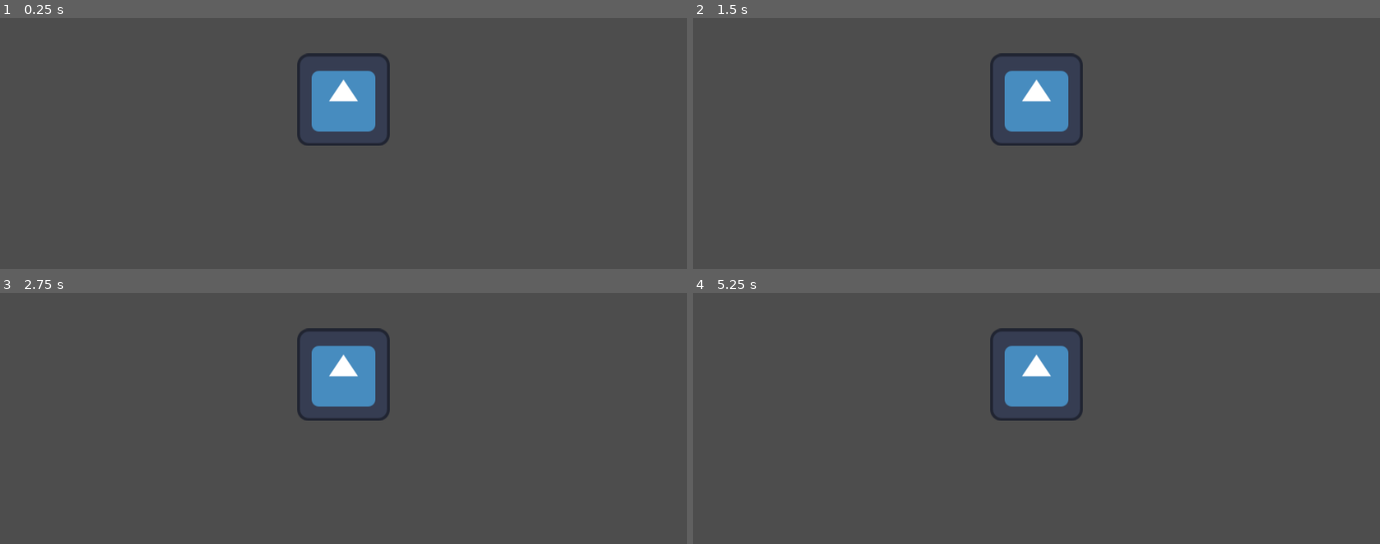
Above: before the commit, frames 1-4 (two rows, left to right).
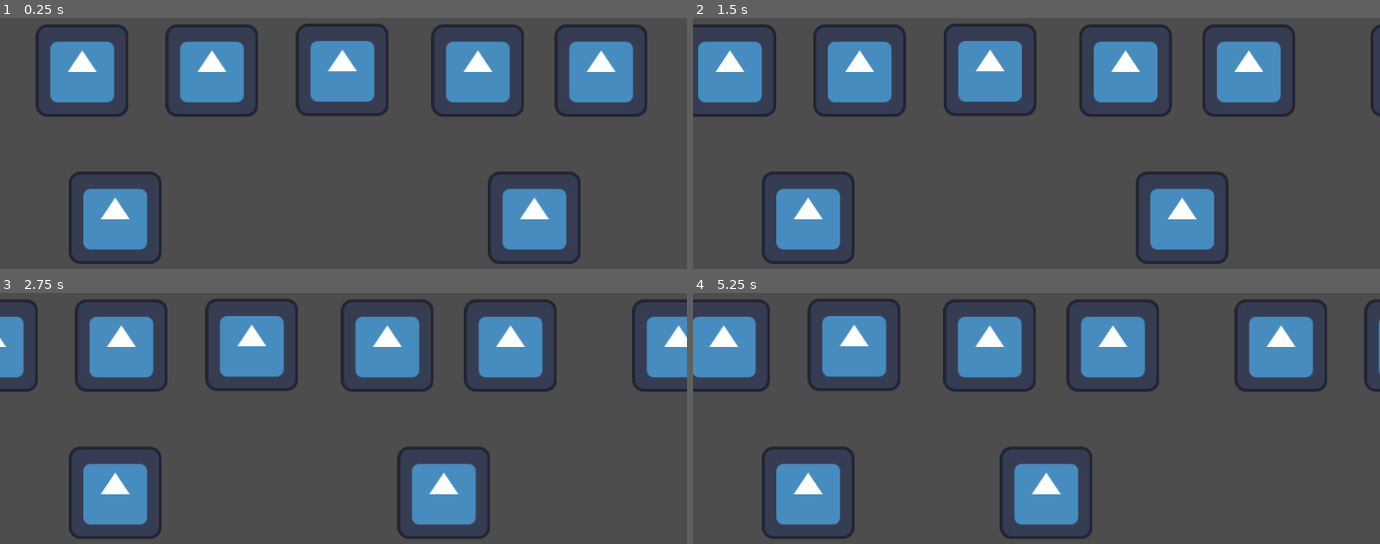
Above: after the commit, the same moments.

Repository: DazyLude/LD58
Game: Godot game, scene res://scenes/level.tscn
Two runs of this game, one before a commit and one after it. Both use one fixed random seed, a clock stepped at 60 frames per second and the inputs below. The project has no main scene, so this scene is started directly. The engine's default icon, where the game draws it, is replaced by a stand-in: a white triangle on a blue panel in a dark square.
Inputs (mouse positions are in pixels of both pictures, inside the frame that each line leads up to):
- Up to frame 1 (0.25 s): no input
- Up to frame 2 (1.5 s): move the mouse to (1187, 80) at 0.52 s; click (1187, 80) at 0.67 s; move the mouse to (899, 118) at 1.27 s; click (899, 118) at 1.42 s
- Up to frame 3 (2.75 s): move the mouse to (outside the picture) at 2.02 s; click (outside the picture) at 2.17 s
- Up to frame 4 (5.25 s): move the mouse to (1002, 451) at 2.77 s; click (1002, 451) at 2.92 s; move the mouse to (1242, 433) at 3.52 s; click (1242, 433) at 3.67 s; move the mouse to (830, 318) at 4.27 s; click (830, 318) at 4.42 s; move the mouse to (1070, 375) at 5.02 s; click (1070, 375) at 5.17 s

The runs differ from the first frame. In frame 1, 21% of the frame differs, in the area x 5-95%, y 2-98%; in frame 2, 22%; in frame 3, 22%; in frame 4, 22%, in the area x 0-100%, y 2-98%.

Commit message:
simple autobattling

Diff:
--- a/scenes/character.gd
+++ b/scenes/character.gd
@@ -2,8 +2,32 @@
 class_name Character
 
 
-signal encounter
+signal encounter(another_area: Area2D);
+signal fled;
+signal slain;
+
+
+var stats := CharacterStats.new();
+var auto_skills : Array[CharacterAutoSkill] = [BasicAttack.Auto.new()];
+var usable_skills : Array[CharacterSkill] = []
+
+
+@onready
+var hitbox : Area2D = $Area2D;
 
 
 func _ready() -> void:
 	$Area2D.area_entered.connect(encounter.emit);
+	stats.slain.connect(on_death);
+
+
+func on_death() -> void:
+	slain.emit();
+
+
+func on_flight() -> void:
+	fled.emit();
+
+
+func enter_battle() -> void:
+	pass;
--- a/scenes/character.tscn
+++ b/scenes/character.tscn
@@ -4,6 +4,7 @@
 [ext_resource type="Texture2D" uid="uid://cl2tp88f12d6f" path="res://icon.svg" id="2_rkhd4"]
 
 [sub_resource type="CircleShape2D" id="CircleShape2D_lrhn5"]
+radius = 150.0
 
 [node name="Character" type="Node2D"]
 script = ExtResource("1_agfs1")
--- a/scenes/item.tscn
+++ b/scenes/item.tscn
@@ -4,6 +4,7 @@
 [ext_resource type="Texture2D" uid="uid://cl2tp88f12d6f" path="res://icon.svg" id="2_s8enn"]
 
 [sub_resource type="RectangleShape2D" id="RectangleShape2D_4gq7n"]
+size = Vector2(100, 100)
 
 [node name="Item" type="Node2D"]
 script = ExtResource("1_4gq7n")
--- a/scenes/level.gd
+++ b/scenes/level.gd
@@ -1,2 +1,76 @@
 extends Node2D
 class_name Level
+
+
+const RUN_SPEED := 50.0;
+
+var character_pckd : PackedScene = preload("res://scenes/character.tscn");
+var item_pckd : PackedScene = preload("res://scenes/item.tscn");
+
+@onready
+var player_root : Node2D = $Player;
+var player_node : Character = null;
+
+
+var items : Array[Item] = [];
+var enemies : Dictionary[Area2D, Character] = {};
+
+@onready
+var battle_manager : BattleManager = $BattleManager;
+var in_battle : bool = false;
+
+
+func _ready() -> void:
+	spawn_player();
+	spawn_items();
+	spawn_enemy(750.0);
+
+
+func _process(delta: float) -> void:
+	if not in_battle:
+		player_root.position += Vector2(RUN_SPEED * delta, 0.0);
+
+
+func spawn_enemy(at: float) -> void:
+	var enemy_node : Character = character_pckd.instantiate();
+	enemy_node.position = Vector2(at, $Player/PlayerSpawn.position.y);
+	$Enemies.add_child(enemy_node);
+	enemies[enemy_node.hitbox] = enemy_node;
+
+
+func spawn_player() -> void:
+	player_node = character_pckd.instantiate();
+	player_node.position = $Player/PlayerSpawn.position;
+	$Player.add_child(player_node);
+	player_node.encounter.connect(on_encounter);
+
+
+func spawn_items() -> void:
+	for x in range(500.0, 2000.0, 250.0):
+		spawn_item(x);
+
+
+func spawn_item(at: float) -> void:
+	var item : Item = item_pckd.instantiate();
+	item.position = Vector2(at, 600.0);
+	$Items.add_child(item);
+	item.picked.connect(on_item_picked.bind(item));
+
+
+func on_item_picked(_event_position: Vector2, item_node: Item) -> void:
+	item_node.hide();
+
+
+func on_encounter(other_area: Area2D) -> void:
+	var enemy : Character = enemies.get(other_area);
+	if enemy != null:
+		start_fight(player_node, enemy);
+
+
+func start_fight(one: Character, another: Character) -> void:
+	in_battle = true;
+	one.enter_battle();
+	another.enter_battle();
+	battle_manager.initiate_fight(one, another);
+	await battle_manager.battle_ended;
+	in_battle = false;
--- a/scenes/level.tscn
+++ b/scenes/level.tscn
@@ -1,16 +1,39 @@
-[gd_scene load_steps=3 format=3 uid="uid://sk0jlu4umyxc"]
+[gd_scene load_steps=4 format=3 uid="uid://sk0jlu4umyxc"]
 
 [ext_resource type="Script" uid="uid://dmbnwr3qm0ypk" path="res://scenes/level.gd" id="1_2q6dc"]
 [ext_resource type="Texture2D" uid="uid://cl2tp88f12d6f" path="res://icon.svg" id="2_w7c3h"]
+[ext_resource type="Script" uid="uid://dxj027x86hsda" path="res://scripts/battle_manager.gd" id="2_w8frs"]
 
 [node name="Level" type="Node2D"]
 script = ExtResource("1_2q6dc")
 
+[node name="BattleManager" type="Node" parent="."]
+script = ExtResource("2_w8frs")
+metadata/_custom_type_script = "uid://dxj027x86hsda"
+
 [node name="Background" type="Node" parent="."]
 
 [node name="Parallax2D" type="Parallax2D" parent="Background"]
+repeat_size = Vector2(948, 0)
 
 [node name="Sprite2D" type="Sprite2D" parent="Background/Parallax2D"]
+position = Vector2(485, 225)
+texture = ExtResource("2_w7c3h")
+
+[node name="Sprite2D2" type="Sprite2D" parent="Background/Parallax2D"]
+position = Vector2(672, 226)
+texture = ExtResource("2_w7c3h")
+
+[node name="Sprite2D3" type="Sprite2D" parent="Background/Parallax2D"]
+position = Vector2(305, 226)
+texture = ExtResource("2_w7c3h")
+
+[node name="Sprite2D4" type="Sprite2D" parent="Background/Parallax2D"]
+position = Vector2(126, 226)
+texture = ExtResource("2_w7c3h")
+
+[node name="Sprite2D5" type="Sprite2D" parent="Background/Parallax2D"]
+position = Vector2(842, 226)
 texture = ExtResource("2_w7c3h")
 
 [node name="Enemies" type="Node" parent="."]
@@ -20,5 +43,24 @@
 [node name="Player" type="Node2D" parent="."]
 
 [node name="Camera2D" type="Camera2D" parent="Player"]
+anchor_mode = 0
+
+[node name="PlayerSpawn" type="Marker2D" parent="Player"]
+position = Vector2(159, 430)
 
 [node name="UI" type="CanvasLayer" parent="."]
+
+[node name="Inventory" type="Control" parent="UI"]
+layout_mode = 3
+anchors_preset = 10
+anchor_right = 1.0
+grow_horizontal = 2
+
+[node name="Skills" type="Control" parent="UI"]
+layout_mode = 3
+anchors_preset = 12
+anchor_top = 1.0
+anchor_right = 1.0
+anchor_bottom = 1.0
+grow_horizontal = 2
+grow_vertical = 0
--- /dev/null
+++ b/scripts/battle_manager.gd
@@ -0,0 +1,80 @@
+extends Node
+class_name BattleManager
+
+
+enum {
+	STATE_FIGHTING,
+	STATE_FLED,
+	STATE_DIED,
+}
+
+
+signal battle_ended;
+
+
+var skill_tweens : Dictionary[CharacterAutoSkill, Tween] = {};
+var battle_state : Dictionary[Character, int] = {};
+
+
+func initiate_fight(...participants: Array) -> void:
+	battle_state.clear();
+	var participant_characters : Array[Character] = Array(
+		participants.filter(func(p): return p is Character), TYPE_OBJECT, &"Node2D", Character
+	);
+
+	for participant in participant_characters:
+		participant.slain.connect(on_death.bind(participant));
+		participant.fled.connect(on_flight.bind(participant));
+		battle_state[participant] = STATE_FIGHTING;
+
+		for skill in participant.auto_skills:
+			queue_cast(participant, skill);
+
+
+func queue_cast(user: Character, skill: CharacterAutoSkill) -> void:
+	var tween := create_tween();
+	skill_tweens[skill] = tween;
+	tween.tween_interval(skill.autocast_time * user.stats.attack_speed * randf_range(0.95, 1.05));
+	tween.tween_callback(cast_skill.bind(user, skill));
+
+
+func cast_skill(user: Character, skill: CharacterAutoSkill) -> void:
+	skill.execute(user, skill.targeting_strategy.select(get_active_participants(), user))
+	queue_cast(user, skill);
+	check_battle_result();
+
+
+func stop_battle() -> void:
+	for skill in skill_tweens:
+		skill_tweens[skill].kill();
+
+	skill_tweens.clear();
+
+	for participant in battle_state:
+		participant.slain.disconnect(on_death);
+		participant.fled.disconnect(on_flight);
+
+
+func on_flight(character: Character) -> void:
+	battle_state[character] = STATE_FLED;
+
+
+func on_death(character: Character) -> void:
+	battle_state[character] = STATE_DIED;
+
+
+func get_active_participants() -> Array[Character]:
+	var result : Array[Character] = [];
+
+	for ch in battle_state:
+		if battle_state[ch] == STATE_FIGHTING:
+			result.push_back(ch);
+
+	return result;
+
+
+func check_battle_result() -> void:
+	var still_fighting = get_active_participants().size();
+	if still_fighting <= 1:
+		stop_battle();
+		battle_ended.emit();
--- /dev/null
+++ b/scripts/character_autoskill.gd
@@ -0,0 +1,14 @@
+extends CharacterSkill
+class_name CharacterAutoSkill
+
+
+var autocast_time : float;
+var skill : CharacterSkill = null;
+
+
+func execute(user: Character, target: Character):
+	if skill == null:
+		push_error("can't use autoskill without connected skill");
+		return;
+
+	skill.execute(user, target);
--- /dev/null
+++ b/scripts/character_skill.gd
@@ -0,0 +1,11 @@
+@abstract
+extends RefCounted
+class_name CharacterSkill
+# strategy pattern
+
+
+var targeting_strategy : TargetingStrategy = TargetingStrategyOther.new();
+
+
+@abstract
+func execute(user: Character, target: Character);
--- /dev/null
+++ b/scripts/character_skills/basic_attack.gd
@@ -0,0 +1,23 @@
+extends CharacterSkill
+class_name BasicAttack
+
+
+func execute(user: Character, target: Character):
+	if user == null or target == null:
+		push_error("someone is null, can't use attack");
+		return;
+
+	if user.stats == null or target.stats == null:
+		push_error("stats are null, can't use attack");
+		return;
+
+	var damage = roundf(user.stats.attack * randf_range(0.9, 1.1));
+	print("%s attacked %s for %s" % [user, target, damage]);
+	target.stats.take_damage(damage);
+
+
+
+class Auto extends CharacterAutoSkill:
+	func _init() -> void:
+		skill = BasicAttack.new();
+		autocast_time = 1.0;
--- /dev/null
+++ b/scripts/character_skills/flee.gd
@@ -0,0 +1,6 @@
+extends CharacterSkill
+class_name Flee
+
+
+func execute(user: Character, _target: Character):
+	user.on_flight();
--- /dev/null
+++ b/scripts/character_stats.gd
@@ -0,0 +1,19 @@
+extends RefCounted
+class_name CharacterStats
+
+
+signal slain;
+
+
+var hp := 100.0;
+var max_hp := 100.0;
+var attack := 10.0;
+var attack_speed := 1.0;
+
+
+func take_damage(value: float) -> void:
+	hp -= value;
+	print("taken %s damage, current hp %s" % [value, hp])
+	if hp <= 0.0:
+		print("character slain")
+		slain.emit();
--- /dev/null
+++ b/scripts/targeting_strategies/other.gd
@@ -0,0 +1,12 @@
+extends TargetingStrategy
+class_name TargetingStrategyOther
+
+
+func select(targets: Array[Character], user: Character) -> Character:
+	var targets_without_user = targets.duplicate();
+	targets_without_user.erase(user);
+
+	if targets_without_user.size() > 0:
+		return targets_without_user.pick_random();
+	else:
+		return null;
--- /dev/null
+++ b/scripts/targeting_strategy.gd
@@ -0,0 +1,7 @@
+@abstract
+extends RefCounted
+class_name TargetingStrategy
+
+
+@abstract
+func select(targets: Array[Character], user: Character) -> Character;
Not shown, added: scripts/battle_manager.gd.uid
Not shown, added: scripts/character_autoskill.gd.uid
Not shown, added: scripts/character_skill.gd.uid
Not shown, added: scripts/character_skills/basic_attack.gd.uid
Not shown, added: scripts/character_skills/flee.gd.uid
Not shown, added: scripts/character_stats.gd.uid
Not shown, added: scripts/targeting_strategies/other.gd.uid
Not shown, added: scripts/targeting_strategy.gd.uid
